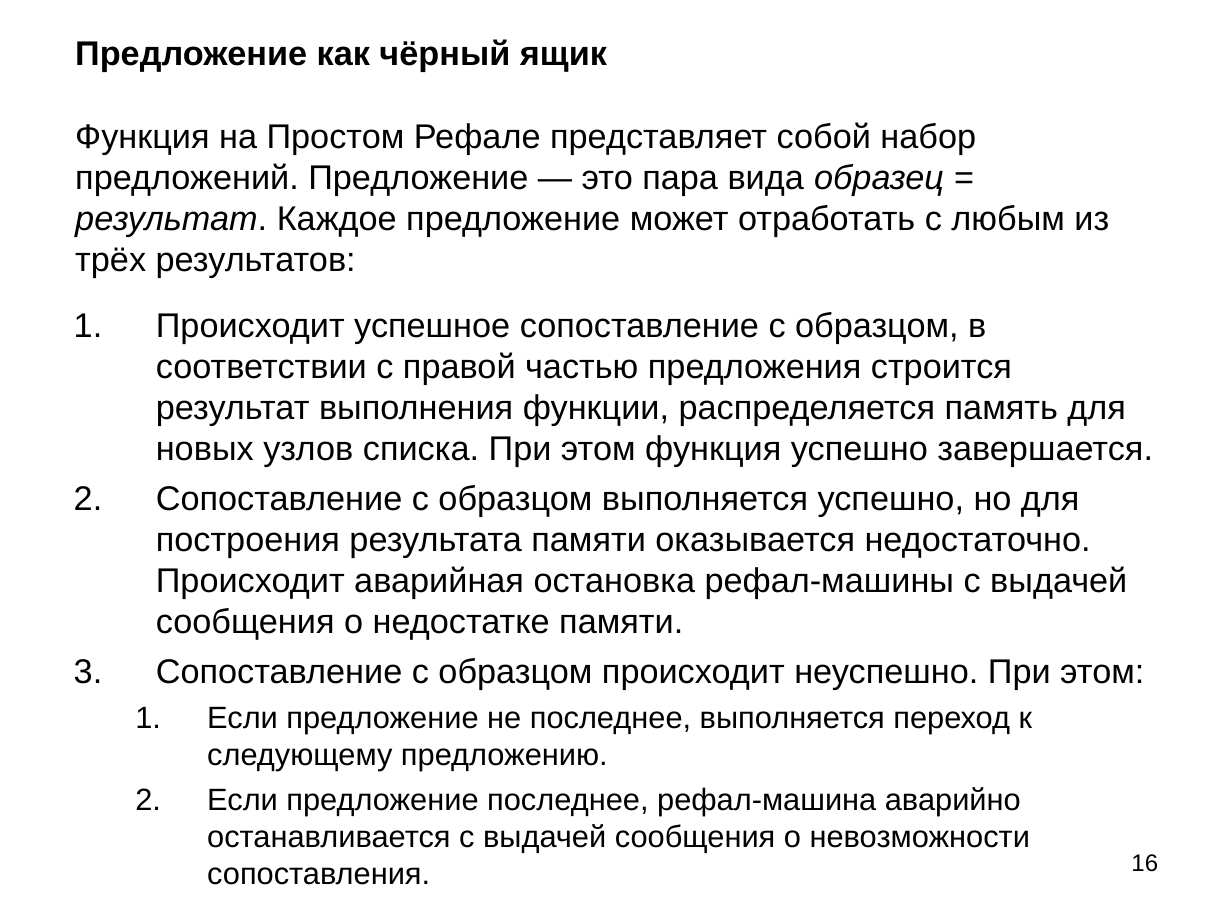
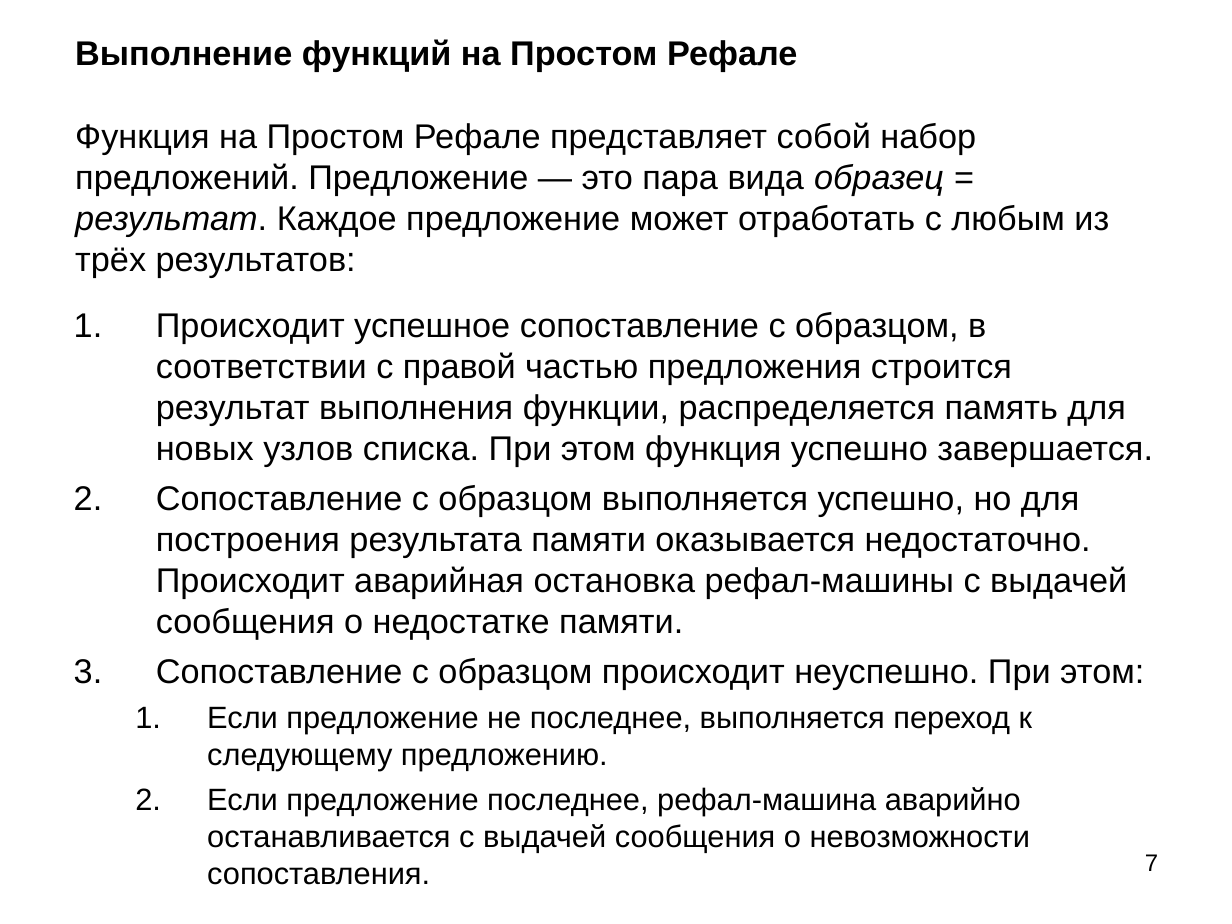
Before and after one commit to bmstu-iu9/refal-5-lambda, a slide deck: slide 7 of doc/Компилятор Простого Рефала.ppt (slide 16 before the commit). Drawn at 1232x924 pixels with LibreOffice and Linux fonts; fonts in the diff are those of the drawing. Boxes give left, top, right and bottom in pixels: in the first picture for what was removed or moved away, otherwise in the second. Text is boxed around its words. In the diff, an @@ line names an element or a change of style, - is before the commit and + after.

```diff
--- a/doc/Компилятор Простого Рефала.ppt
+++ b/doc/Компилятор Простого Рефала.ppt
@@ text at (x1=75, y1=39, x2=1109, y2=277): text changed @@
-Предложение как чёрный ящик
-Функция на Простом Рефале представляет собой набор предложений. Предложение — это пара вида образец = результат. Каждое предложение может отработать с любым из трёх результатов:
+Выполнение функций на Простом Рефале
+Функция на Простом Рефале представляет собой набор предложений. Предложение — это пара вида образец = результат. Каждое предложение может отработать с любым из трёх результатов:
@@ page number at (x1=1145, y1=854, x2=1158, y2=871): text changed @@
-16
+7
```
Also in this commit, not shown: 13 other slides changed, 16 slides added, 4 slides removed, 3 other files.
